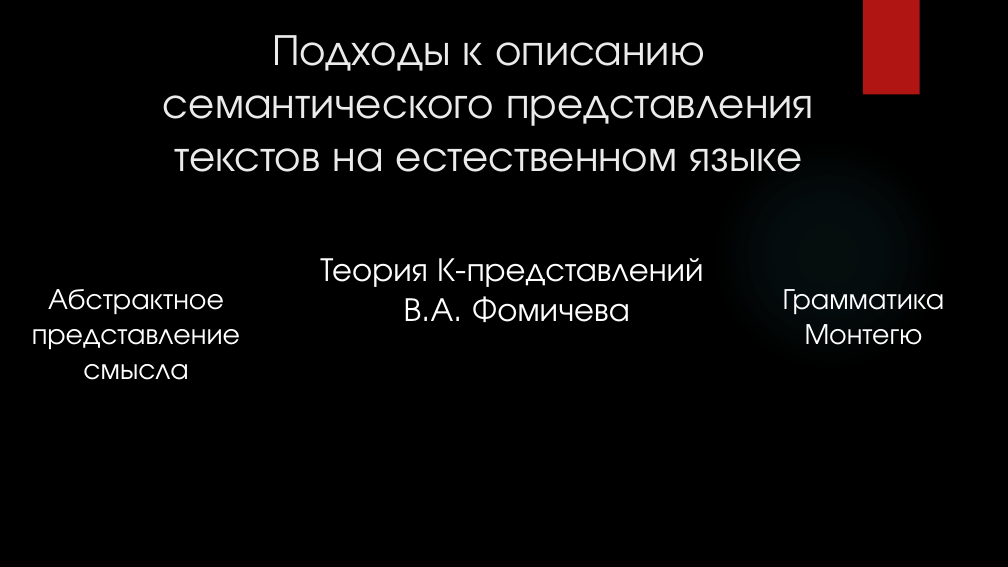
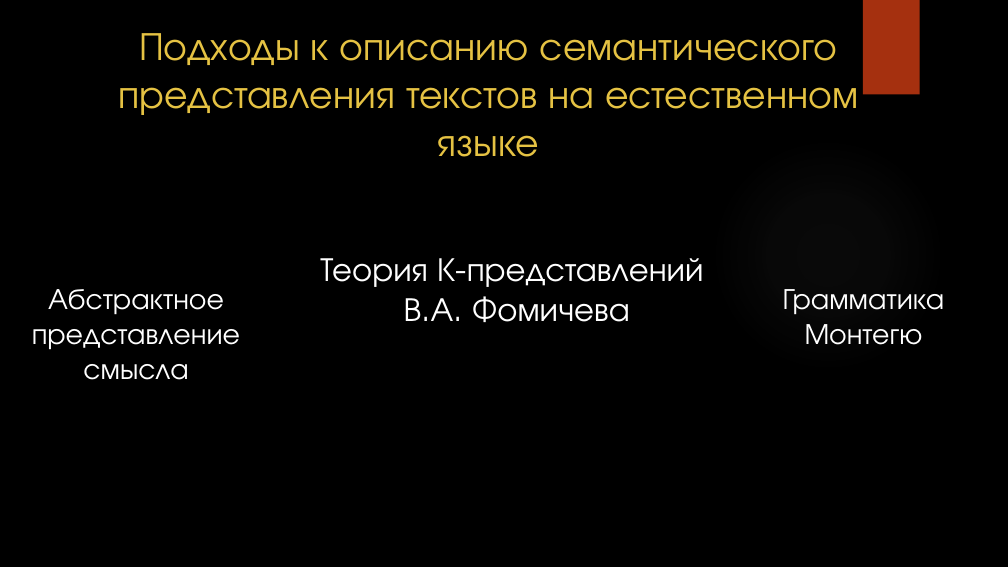
Before and after one commit to docNemo/diplom, a slide deck: slide 7 of Презентация/Принципы проектирования СОЕЯ интерфейсов.pptx. Drawn at 1008x567 pixels with LibreOffice and Linux fonts; fonts in the diff are those of the drawing; background and template pictures are left out. Boxes give left, top, right and bottom in pixels: in the first picture for what was removed or moved away, otherwise in the second. Text is boxed around its words. In the diff, an @@ line names an element or a change of style, - is before the commit and + after.

```diff
--- a/Презентация/Принципы проектирования СОЕЯ интерфейсов.pptx
+++ b/Презентация/Принципы проектирования СОЕЯ интерфейсов.pptx
@@ title "Подходы к описанию семантического представления ..." at <box>118,33,858,157</box>: size 42 to 37.8 pt, text colour #EBEBEB to #E5C243 @@
@@ rectangle at <box>863,0,920,95</box>: fill #B01513 to #A5300F @@
@@ ellipse at <box>712,138,944,371</box>: fill gradient #50B9C1 to gradient #848484 @@
```
Also in this commit, not shown: 21 other slides changed, 6 slides added, 5 slides removed, 15 other files.
